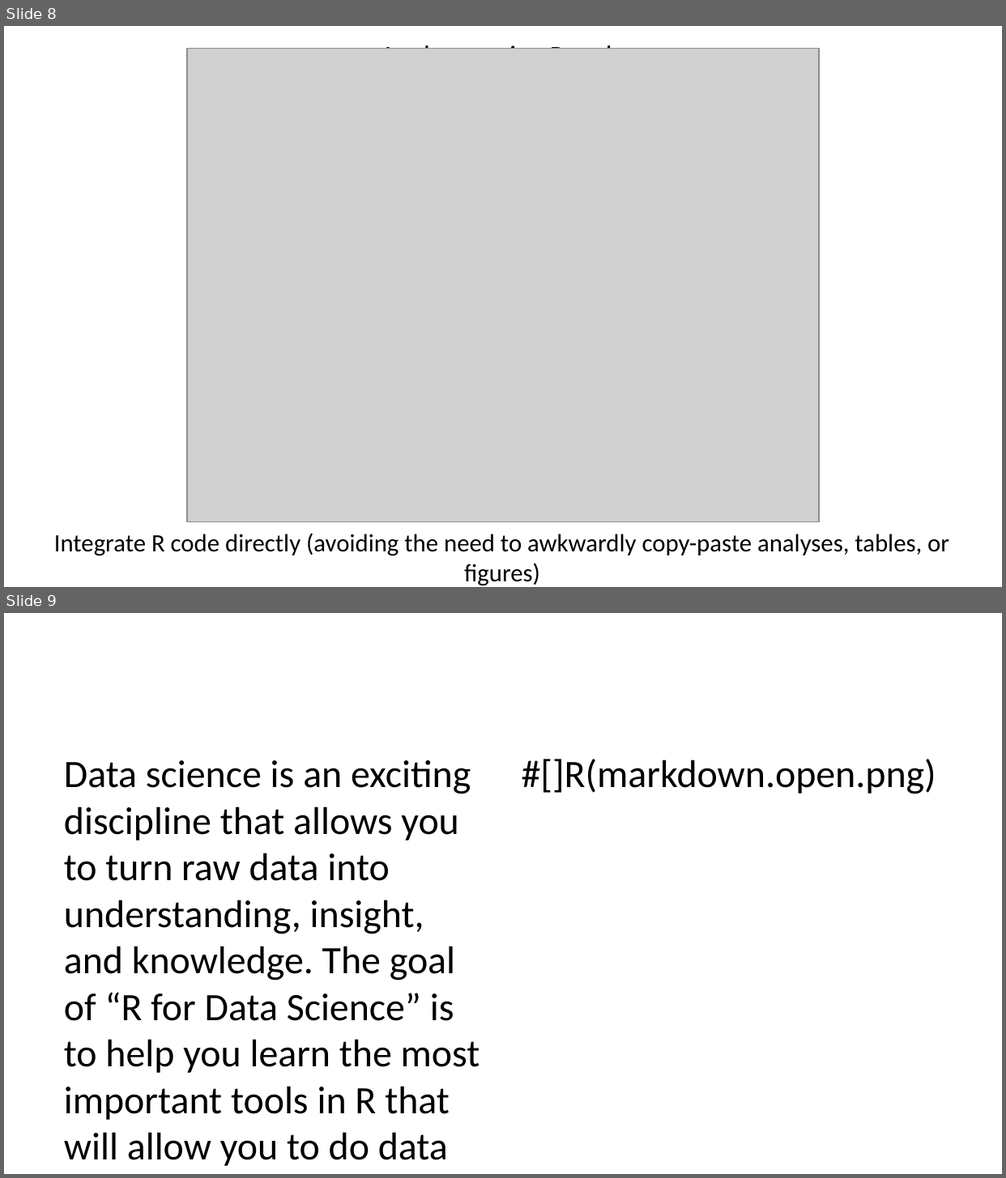
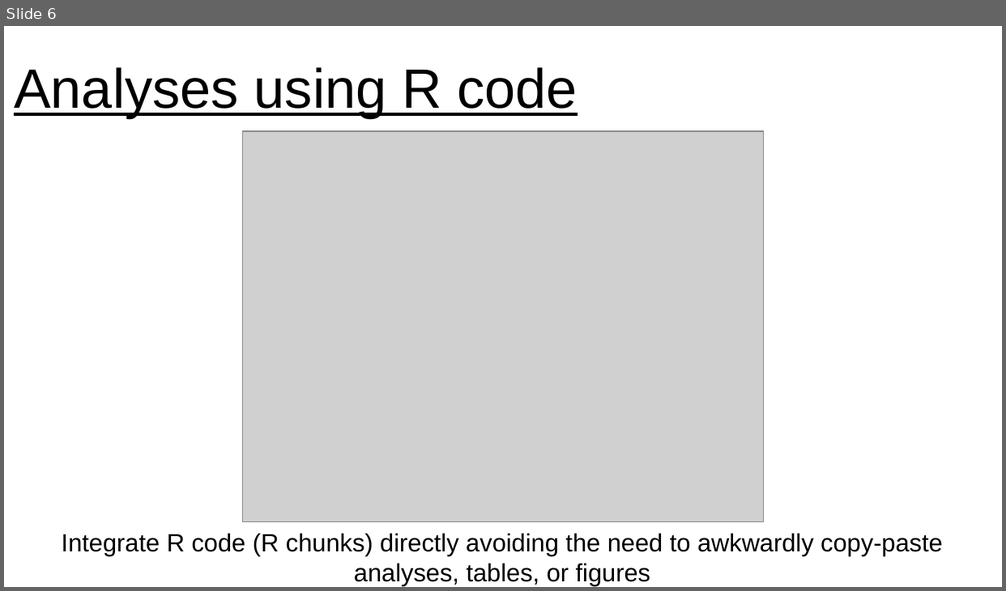
Before and after one commit to jennahamlin/GiGte, a slide deck: GiGte.pptx. Shown one above the other, each under a label of ours: slides 8 and 9 before the commit, slide 6 after it. The pictures are 1006x1178 and 1006x591 pixels, drawn with LibreOffice and Linux fonts; fonts in the diff are those of the drawing; grey boxes stand for pictures. Boxes give left, top, right and bottom in pixels: in the first picture for what was removed or moved away, otherwise in the second. Text is boxed around its words. In the diff, an @@ line names an element or a change of style, - is before the commit and + after.

Commit message:
add most of images and slides for ppt

```diff
--- a/GiGte.pptx
+++ b/GiGte.pptx
@@ slide 9 removed at box(4, 613, 1002, 1174), background #FFFFFF @@
@@ text removed at box(64, 760, 480, 1166) @@
-Data science is an exciting discipline that allows you to turn raw data into understanding, insight, and knowledge. The goal of “R for Data Science” is to help you learn the most important tools in R that will allow you to do data science.
@@ text removed at box(522, 759, 936, 794) @@
-#[]R(markdown.open.png)
@@ what was slide 8 is now slide 6 @@
@@ slide 6 changed as well @@
@@ title "Analyses using R code": place and size @@
-title "Analyses using R code" at box(380, 42, 625, 49)
+title "Analyses using R code" at box(14, 67, 577, 118)
@@ title "Analyses using R code" at box(14, 67, 577, 118): size 20 to 40 pt, font Calibri to Arial, underline on; alignment centre to left @@
@@ picture: place and size @@
-picture at box(186, 48, 818, 522)
+picture at box(242, 132, 764, 523)
@@ text at box(62, 533, 943, 586): text changed; font Calibri to Arial @@
-Integrate R code directly (avoiding the need to awkwardly copy-paste analyses, tables, or figures)
+Integrate R code (R chunks) directly avoiding the need to awkwardly copy-paste analyses, tables, or figures
```
Also in this commit, not shown: 5 other slides changed, 9 slides added, 2 other slides removed, 8 other files.
